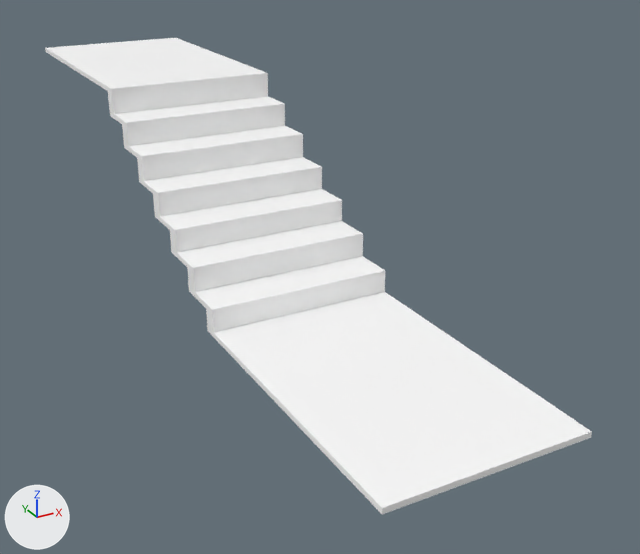
What one commit did to the glTF model assets/synty/simple_fantasy_interiors/models/SM_Prop_Rug_Stairs_02.glb.
Both versions are drawn from a 50 mm camera at (-0.0276, -0.1418, 0.0285) aimed at (0.0312, -0.0349, -0.0249). The lights are fixed; the arrows at lower left show +X, +Y and +Z.

Objects in the first picture: 'SM_Prop_Rug_Stairs_02'.
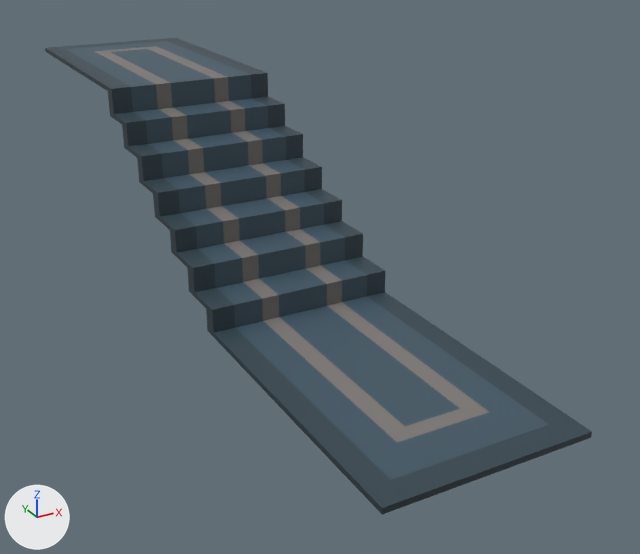
Pixel boxes (x1, y1, x2, y2) of what changed, in the pictures (640 x 554 px):
'SM_Prop_Rug_Stairs_02', surface changed (white to blue)
    both: (45, 38, 592, 514)

What the commit changed:
Picture 'SimpleFantasyInteriorsTexture' (img_simplefantasyinteriorstexture) is new.
In material 'lambert1' (mat_lambert1), base_color is no longer (1.0, 1.0, 1.0), white #ffffff.
In material 'lambert1' (mat_lambert1), texture is now set to img_simplefantasyinteriorstexture.
